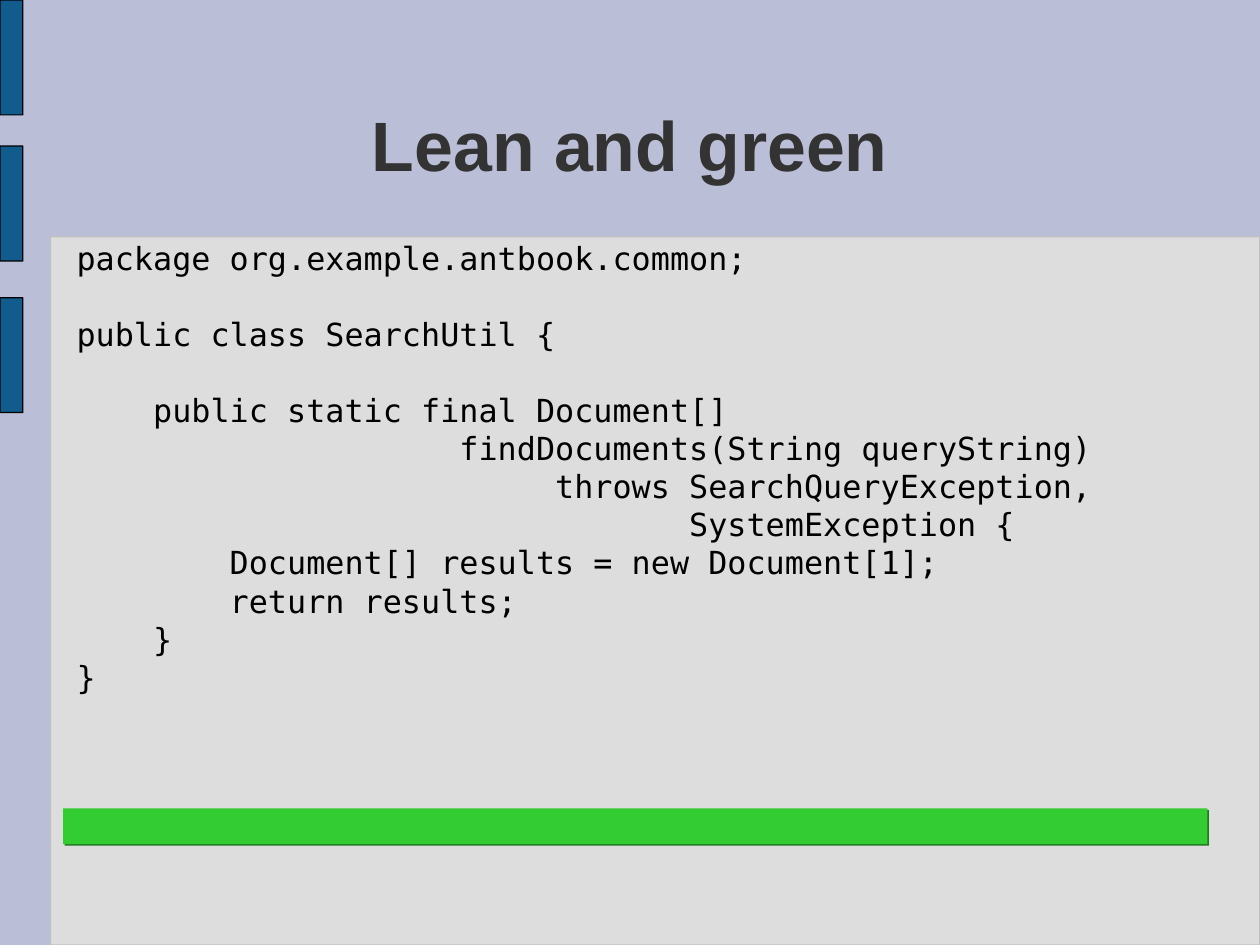
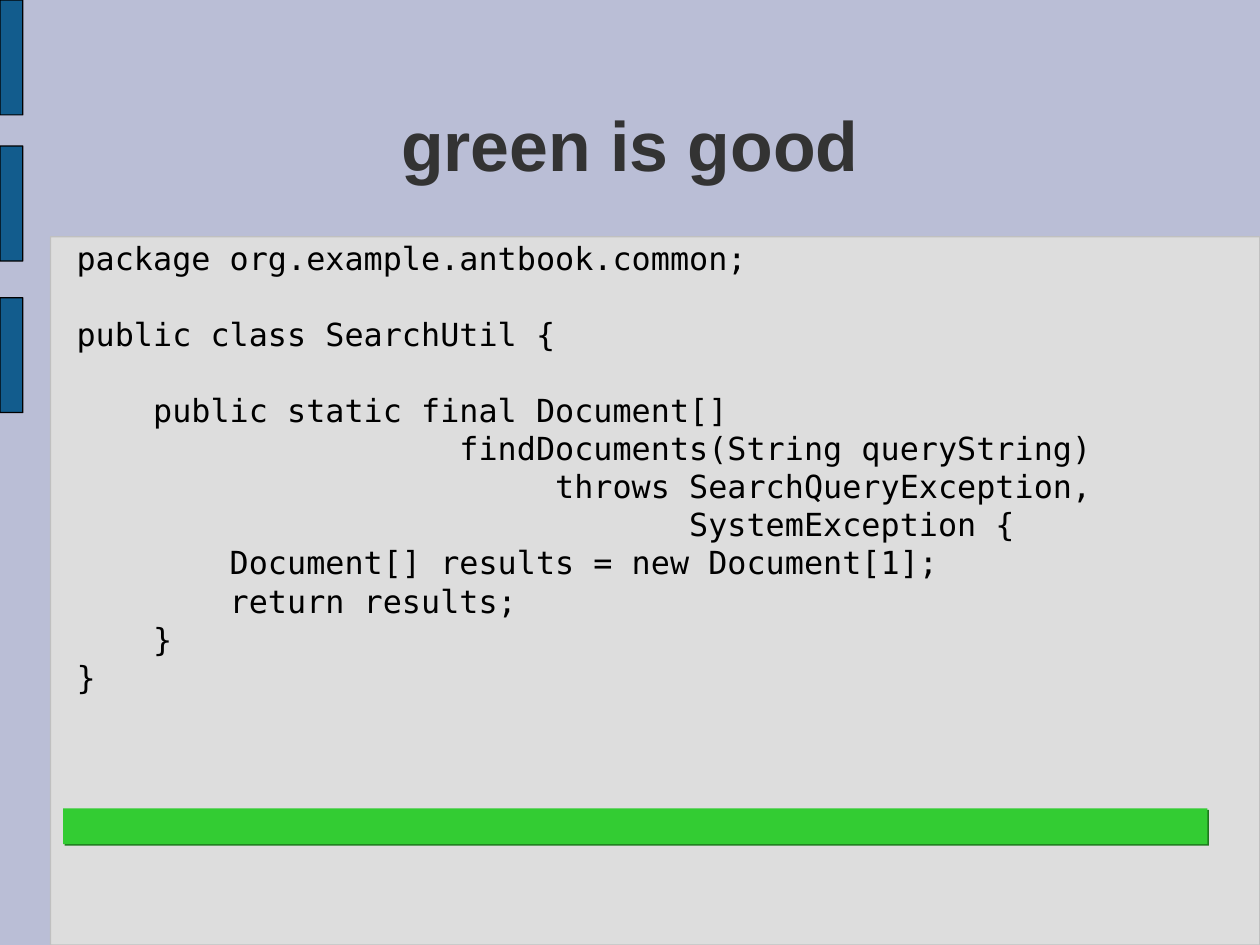
Before and after one commit to rhusar/smartfrog, a slide deck: slide 8 of core/testharness/docs/XP_and_junit.ppt. Drawn at 1260x945 pixels with LibreOffice and Linux fonts; fonts in the diff are those of the drawing. Boxes give left, top, right and bottom in pixels: in the first picture for what was removed or moved away, otherwise in the second. Text is boxed around its words. In the diff, an @@ line names an element or a change of style, - is before the commit and + after.

```diff
--- a/core/testharness/docs/XP_and_junit.ppt
+++ b/core/testharness/docs/XP_and_junit.ppt
@@ title at [401, 120, 858, 184]: text changed @@
-Lean and green
+green is good
```
Also in this commit, not shown: 1 other slide changed, 3 slides added, 1 slide removed, 5 other files.
